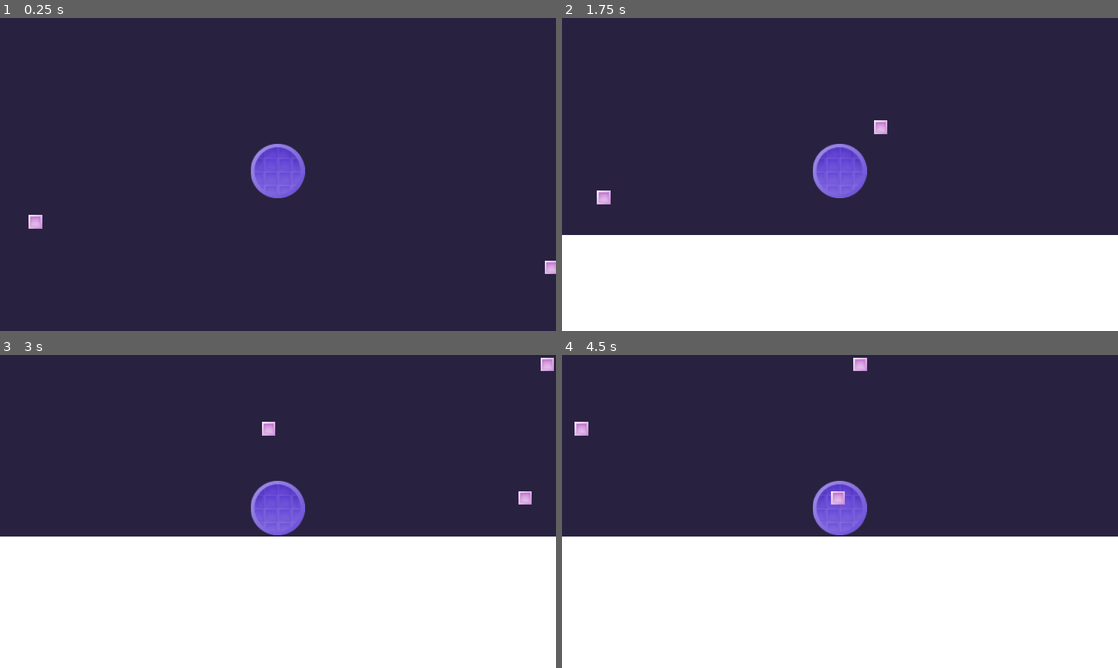
Above: before the commit, frames 1-4 (two rows, left to right).
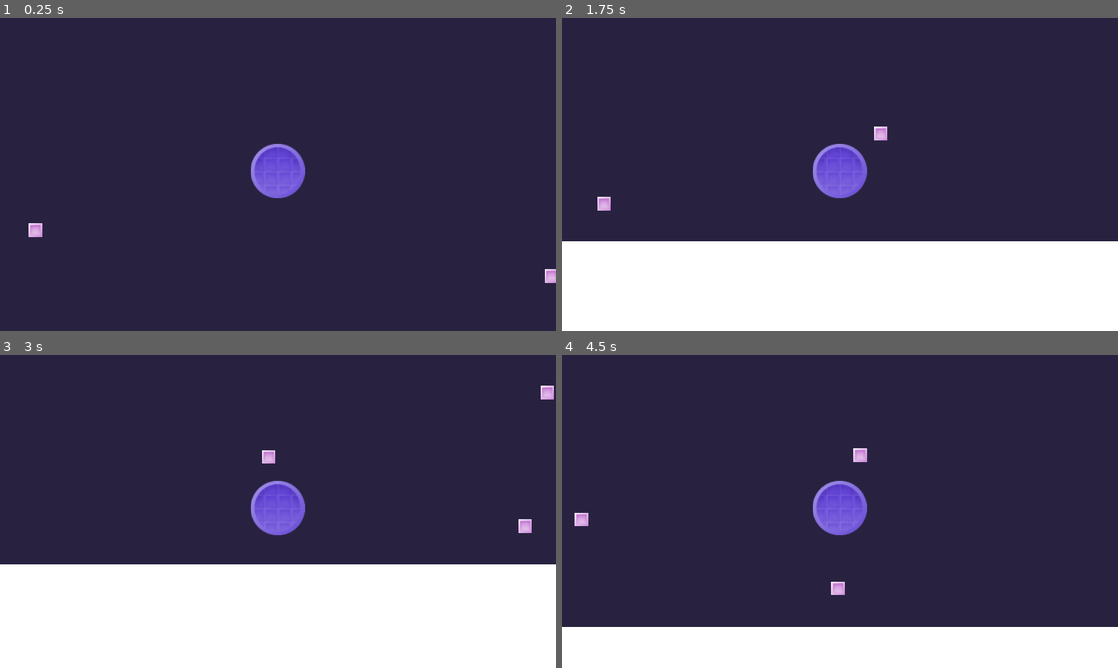
Above: after the commit, the same moments.

Repository: KaratePikachu/JamfestFall2024
Game: Godot game, scene res://Level/test_open_world.tscn
The game is run twice, just before and just after one commit, with the same random seed, the same clock (stepped at 60 frames per second) and the same inputs.
Inputs:
- Up to frame 1 (0.25 s): no input
- Up to frame 2 (1.75 s): hold 5 (equip_drone, bound only after the commit) 0.53-1.28 s; hold D (move_right) from 0.53 s (still down); tap E (interact) at 0.6 s; tap Space (jump) at 0.77, 1.52 s; tap 5 (equip_drone, bound only after the commit) at 1.35 s; tap 3 (equip_infared, bound only after the commit) at 1.55 s
- Up to frame 3 (3 s): release D (move_right) at 2.03 s; hold A (move_left) 2.03-2.78 s; hold 3 (equip_infared, bound only after the commit) 2.03-2.78 s; tap 8 (equip_kaleidoscope, bound only after the commit) at 2.3, 2.85 s; hold D (move_right) from 2.78 s (still down)
- Up to frame 4 (4.5 s): tap Space (jump) at 3.02, 3.77 s; tap 6 (equip_lidar, bound only after the commit) at 3.05 s; hold 6 (equip_lidar, bound only after the commit) 3.53-4.28 s; tap 9 (equip_monocle, bound only after the commit) at 3.8, 4.35 s; release D (move_right) at 4.28 s; hold A (move_left) from 4.28 s (still down)

The runs differ from the first frame. In frame 1, 0.3% of the frame differs, in the area x 5-100%, y 62-85%; in frame 2, 2.3%; in frame 3, 9.5%; in frame 4, 29%, in the area x 0-100%, y 0-87%.

Commit message:
Created Glasses Switch functionality

Diff:
--- a/Interactable/Glasses/glasses_pickup.gd
+++ b/Interactable/Glasses/glasses_pickup.gd
@@ -2,7 +2,7 @@
 
 
 func interact():
-	Player.instance.put_on_glasses(glasses_type())
+	Player.instance.grant_glasses(glasses_type())
 
 func glasses_type() -> Player.Glasses:
 	printerr("Do not use the generic glasses. Did you mean to use normal glasses?")
--- a/Player/player.gd
+++ b/Player/player.gd
@@ -22,6 +22,8 @@
 	MONOCLE
 }
 
+
+static var obtained_glasses = [Glasses.NONE]
 static var worn_glasses = Glasses.NONE
 
 signal glasses_changed(old_glasses : Glasses, new_glasses : Glasses)
@@ -29,17 +31,51 @@
 func _init() -> void:
 	instance = self
 
-func _process(delta: float) -> void:
-	if Input.is_key_pressed(KEY_1):
-		put_on_glasses(Glasses.SUNGLASSES)
-	pass
+func _input(event: InputEvent) -> void:
+	var desired_switch = null
 
-func put_on_glasses(new_glasses):
+	if event.is_action_pressed("unequip"):
+		desired_switch = Glasses.NONE
+	elif event.is_action_pressed("equip_sunglasses"):
+		desired_switch = Glasses.SUNGLASSES
+	elif event.is_action_pressed("equip_infared"):
+		desired_switch = Glasses.INFARED
+	elif event.is_action_pressed("equip_smart"):
+		desired_switch = Glasses.SMART
+	elif event.is_action_pressed("equip_drone"):
+		desired_switch = Glasses.DRONE
+	elif event.is_action_pressed("equip_lidar"):
+		desired_switch = Glasses.LIDAR
+	elif event.is_action_pressed("equip_normal"):
+		desired_switch = Glasses.NORMAL
+	elif event.is_action_pressed("equip_kaleidoscope"):
+		desired_switch = Glasses.KALEIDOSCOPE
+	elif event.is_action_pressed("equip_monocle"):
+		desired_switch = Glasses.MONOCLE
+
+
+
+	if desired_switch != null and obtained_glasses.has(desired_switch):
+		switch_glasses(desired_switch)
+
+
+
+func grant_glasses(new_glasses):
+	if !obtained_glasses.has(new_glasses):
+		obtained_glasses.append(new_glasses)
+	else:
+		printerr("Player: Error! player already has these glasses")
+
+
+	switch_glasses(new_glasses)
+
+
+func switch_glasses(new_glasses):
+	print(new_glasses)
 	glasses_changed.emit(worn_glasses,new_glasses)
 
 func _on_glasses_changed(old_glasses: int, new_glasses: int) -> void:
 	self.worn_glasses = new_glasses
-	print(self.worn_glasses)
 	pass # Replace with function body.
 
 func _physics_process(delta):
--- a/project.godot
+++ b/project.godot
@@ -69,6 +69,51 @@
 "events": [Object(InputEventKey,"resource_local_to_scene":false,"resource_name":"","device":-1,"window_id":0,"alt_press …(192 unchanged characters)…
 ]
 }
+unequip={
+"deadzone": 0.5,
+"events": [Object(InputEventKey,"resource_local_to_scene":false,"resource_name":"","device":-1,"window_id":0,"alt_pressed":false,"shift_pressed":false,"ctrl_pressed":false,"meta_pressed":false,"pressed":false,"keycode":0,"physical_keycode":49,"key_label":0,"unicode":49,"location":0,"echo":false,"script":null)
+]
+}
+equip_sunglasses={
+"deadzone": 0.5,
+"events": [Object(InputEventKey,"resource_local_to_scene":false,"resource_name":"","device":-1,"window_id":0,"alt_pressed":false,"shift_pressed":false,"ctrl_pressed":false,"meta_pressed":false,"pressed":false,"keycode":0,"physical_keycode":50,"key_label":0,"unicode":50,"location":0,"echo":false,"script":null)
+]
+}
+equip_infared={
+"deadzone": 0.5,
+"events": [Object(InputEventKey,"resource_local_to_scene":false,"resource_name":"","device":-1,"window_id":0,"alt_pressed":false,"shift_pressed":false,"ctrl_pressed":false,"meta_pressed":false,"pressed":false,"keycode":0,"physical_keycode":51,"key_label":0,"unicode":51,"location":0,"echo":false,"script":null)
+]
+}
+equip_smart={
+"deadzone": 0.5,
+"events": [Object(InputEventKey,"resource_local_to_scene":false,"resource_name":"","device":-1,"window_id":0,"alt_pressed":false,"shift_pressed":false,"ctrl_pressed":false,"meta_pressed":false,"pressed":false,"keycode":0,"physical_keycode":52,"key_label":0,"unicode":52,"location":0,"echo":false,"script":null)
+]
+}
+equip_drone={
+"deadzone": 0.5,
+"events": [Object(InputEventKey,"resource_local_to_scene":false,"resource_name":"","device":-1,"window_id":0,"alt_pressed":false,"shift_pressed":false,"ctrl_pressed":false,"meta_pressed":false,"pressed":false,"keycode":0,"physical_keycode":53,"key_label":0,"unicode":53,"location":0,"echo":false,"script":null)
+]
+}
+equip_lidar={
+"deadzone": 0.5,
+"events": [Object(InputEventKey,"resource_local_to_scene":false,"resource_name":"","device":-1,"window_id":0,"alt_pressed":false,"shift_pressed":false,"ctrl_pressed":false,"meta_pressed":false,"pressed":false,"keycode":0,"physical_keycode":54,"key_label":0,"unicode":54,"location":0,"echo":false,"script":null)
+]
+}
+equip_normal={
+"deadzone": 0.5,
+"events": [Object(InputEventKey,"resource_local_to_scene":false,"resource_name":"","device":-1,"window_id":0,"alt_pressed":false,"shift_pressed":false,"ctrl_pressed":false,"meta_pressed":false,"pressed":false,"keycode":0,"physical_keycode":55,"key_label":0,"unicode":55,"location":0,"echo":false,"script":null)
+]
+}
+equip_kaleidoscope={
+"deadzone": 0.5,
+"events": [Object(InputEventKey,"resource_local_to_scene":false,"resource_name":"","device":-1,"window_id":0,"alt_pressed":false,"shift_pressed":false,"ctrl_pressed":false,"meta_pressed":false,"pressed":false,"keycode":0,"physical_keycode":56,"key_label":0,"unicode":56,"location":0,"echo":false,"script":null)
+]
+}
+equip_monocle={
+"deadzone": 0.5,
+"events": [Object(InputEventKey,"resource_local_to_scene":false,"resource_name":"","device":-1,"window_id":0,"alt_pressed":false,"shift_pressed":false,"ctrl_pressed":false,"meta_pressed":false,"pressed":false,"keycode":0,"physical_keycode":57,"key_label":0,"unicode":57,"location":0,"echo":false,"script":null)
+]
+}
 
 [layer_names]
 
@@ -79,6 +124,7 @@
 [physics]
 
 common/physics_ticks_per_second=120
+2d/default_gravity=500
 
 [rendering]
 
Not shown: 1 places in Level/test_open_world.tscn that only renumber resources
